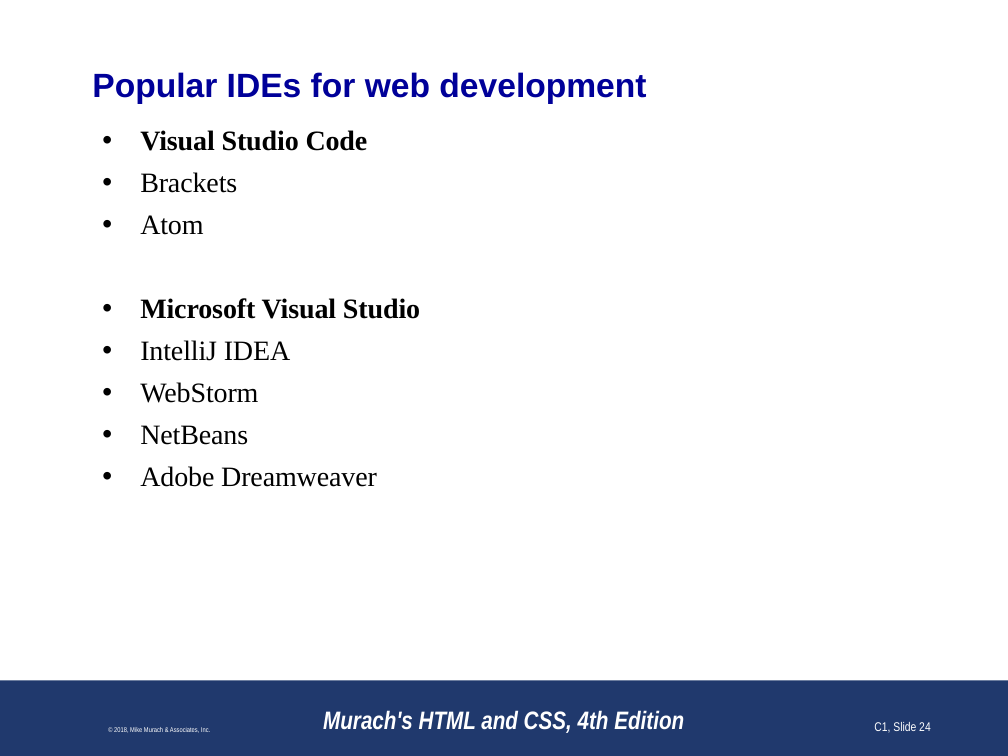
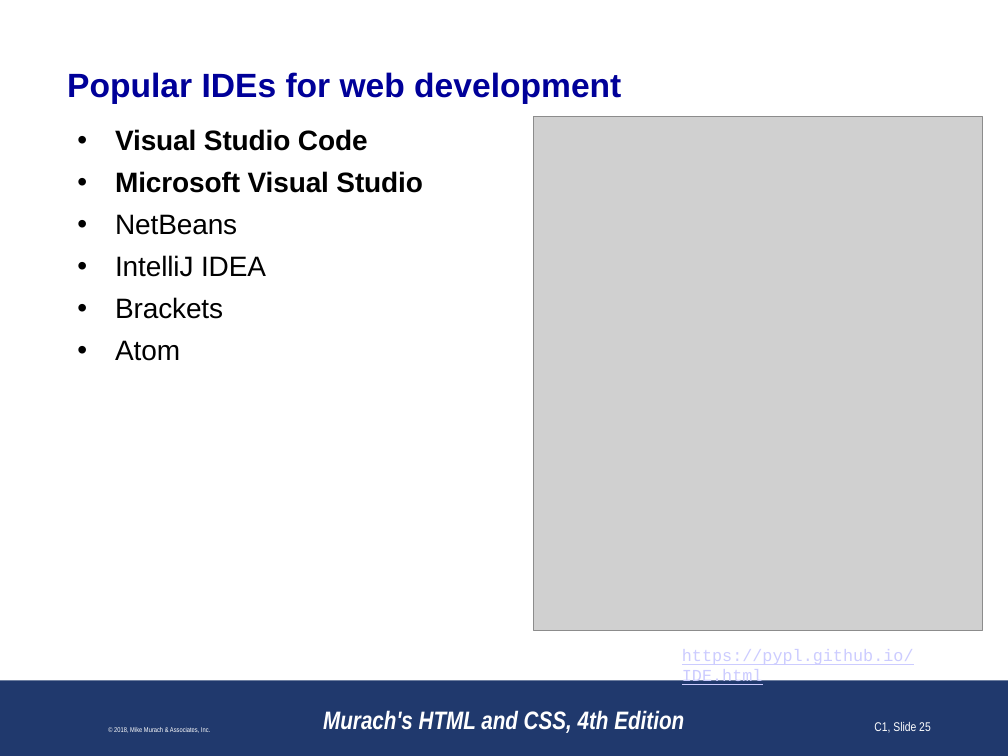
Before and after one commit to paulsmithkc/awd1000_base_lab_and_homework, a slide deck: slide 25 of murach_html_4e/slides/Chapter 1 slides (Revised).pptx (slide 24 before the commit). Drawn at 1008x756 pixels with LibreOffice and Linux fonts; fonts in the diff are those of the drawing; grey boxes stand for pictures; background and template pictures are left out. Boxes give left, top, right and bottom in pixels: in the first picture for what was removed or moved away, otherwise in the second. Text is boxed around its words. In the diff, an @@ line names an element or a change of style, - is before the commit and + after.

Commit message:
Updating chapter 1 slides with current technologies, statistics, and screenshots

```diff
--- a/murach_html_4e/slides/Chapter 1 slides (Revised).pptx
+++ b/murach_html_4e/slides/Chapter 1 slides (Revised).pptx
@@ title "Popular IDEs for web development": place and size @@
-title "Popular IDEs for web development" at bbox=[92, 72, 646, 104]
+title "Popular IDEs for web development" at bbox=[67, 72, 621, 104]
@@ text "Visual Studio Code": place and size @@
-text "Visual Studio Code" at bbox=[140, 130, 420, 487]
+text "Visual Studio Code" at bbox=[115, 129, 423, 361]
@@ picture added at bbox=[533, 117, 983, 630] @@
@@ text at bbox=[115, 129, 368, 361]: font Times New Roman to Arial in "Visual Studio Code", "Brackets", "Atom" @@
@@ text at bbox=[115, 171, 423, 277]: paragraphs added @@
+• Microsoft Visual Studio
+• NetBeans
+• IntelliJ IDEA
@@ text at bbox=[140, 298, 420, 487]: paragraphs removed @@
-• Microsoft Visual Studio
-• IntelliJ IDEA
-• WebStorm
-• NetBeans
-• Adobe Dreamweaver
@@ text added at bbox=[682, 649, 914, 687], 12 pt, text #CCCCFF, underline @@
+https://pypl.github.io/IDE.html
@@ page number at bbox=[874, 722, 931, 733]: text changed @@
-C1, Slide 24
+C1, Slide 25
```
Also in this commit, not shown: 21 other slides changed.
